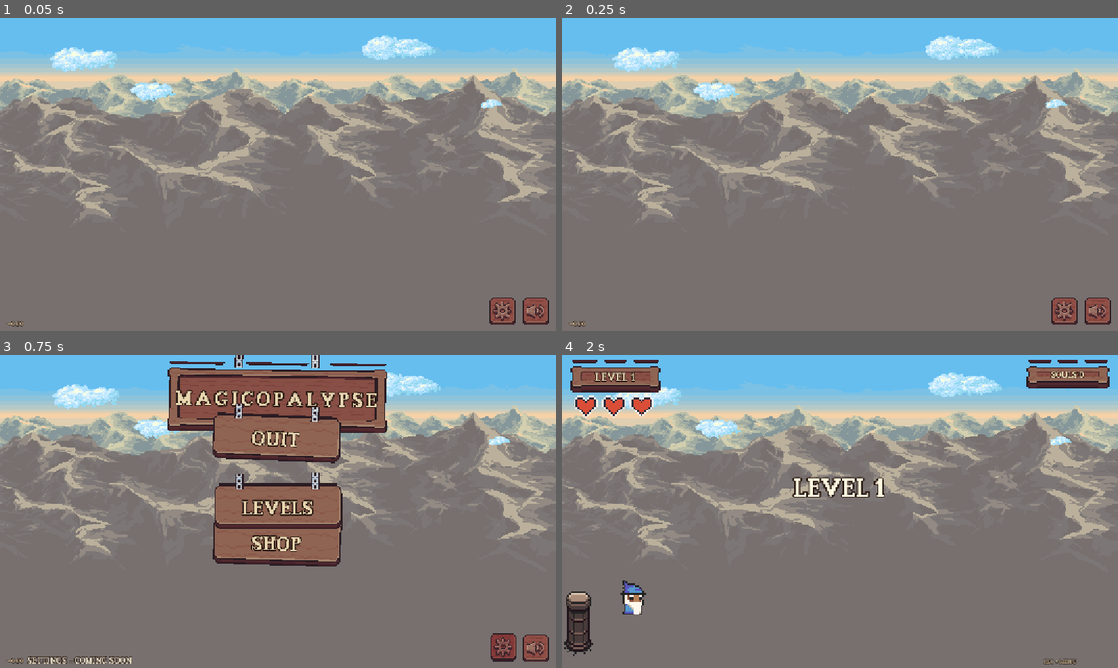
Above: before the commit, frames 1-4 (two rows, left to right).
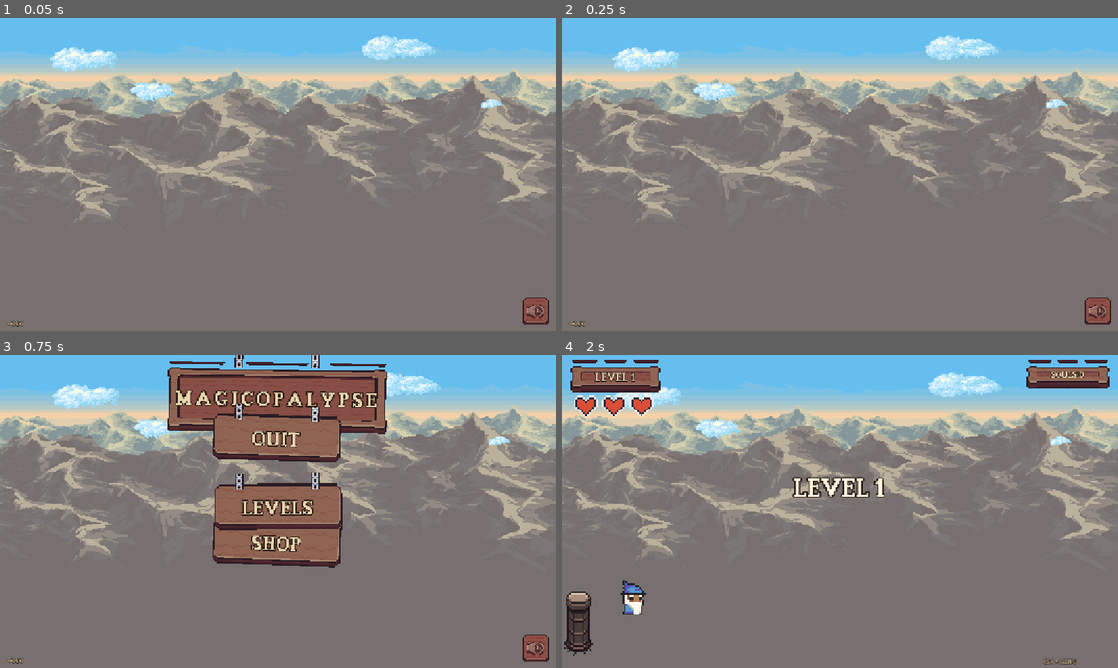
Above: after the commit, the same moments.

Repository: ZoZ2011/HACKCLUB
Game: Godot game, scene res://scenes/main_menu.tscn
The game is run twice, just before and just after one commit, with the same random seed, the same clock (stepped at 60 frames per second) and the same inputs.
Inputs (mouse positions are in pixels of both pictures, inside the frame that each line leads up to):
- Up to frame 1 (0.05 s): no input
- Up to frame 2 (0.25 s): no input
- Up to frame 3 (0.75 s): click (500, 646) at 0.52 s
- Up to frame 4 (2 s): click "START" at 1.25 s

The runs differ from the first frame. In frame 1, 0.4% of the frame differs, in the area x 88-93%, y 89-98%; in frame 2, 0.4%; in frame 3, 1.5%, in the area x 4-93%, y 2-99%; in frame 4, nothing differs.

Commit message:
Remove settings button from main menu

Diff:
--- a/scenes/main_menu.tscn
+++ b/scenes/main_menu.tscn
@@ -12,8 +12,6 @@
 [ext_resource type="Texture2D" path="res://assets/btn_pressed.png" id="10_bp"]
 [ext_resource type="Texture2D" path="res://assets/title_sign.png" id="11_ts"]
 [ext_resource type="Texture2D" path="res://assets/chain.png" id="12_chn"]
-[ext_resource type="Texture2D" path="res://assets/icon_gear.png" id="13_ig"]
-[ext_resource type="Texture2D" path="res://assets/icon_gear_hover.png" id="14_igh"]
 [ext_resource type="Texture2D" path="res://assets/icon_sound_on.png" id="15_is"]
 [ext_resource type="Texture2D" path="res://assets/icon_sound_on_hover.png" id="16_ish"]
 [ext_resource type="FontFile" path="res://assets/ts_serif.ttf" id="19_fnt"]
@@ -342,17 +340,6 @@
 theme_override_font_sizes/font_size = 20
 text = "COMING SOON"
 
-[node name="GearBtn" type="TextureButton" parent="."]
-unique_name_in_owner = true
-layout_mode = 0
-offset_left = 1056.0
-offset_top = 601.0
-offset_right = 1116.0
-offset_bottom = 661.0
-focus_mode = 0
-texture_normal = ExtResource("13_ig")
-texture_hover = ExtResource("14_igh")
-
 [node name="SoundBtn" type="TextureButton" parent="."]
 unique_name_in_owner = true
 layout_mode = 0
--- a/scripts/main_menu.gd
+++ b/scripts/main_menu.gd
@@ -2,7 +2,7 @@
 
 ## MAGICOPALYPSE main menu.
 ## Hanging signs swing on pendulum physics and drop in with a spring,
-## clouds drift by, corner icon buttons mute sound / stub settings,
+## clouds drift by, corner icon button mutes sound,
 ## and every interaction is backed by CC0 UI sounds (Kenney Interface Sounds).
 
 const SFX_SELECT: Array[AudioStream] = [
@@ -54,8 +54,6 @@
 		btn.pressed.connect(_on_menu_btn_pressed.bind(btn))
 	%SoundBtn.mouse_entered.connect(_play_hover_sfx)
 	%SoundBtn.toggled.connect(_on_sound_toggled)
-	%GearBtn.mouse_entered.connect(_play_hover_sfx)
-	%GearBtn.pressed.connect(_on_gear_pressed)
 	_drop_in_signs()
 
 
@@ -160,12 +158,6 @@
 
 # --- corner buttons -------------------------------------------------------
 
-func _on_gear_pressed() -> void:
-	_show_toast("SETTINGS - COMING SOON")
-	for sign_node in _signs:
-		sign_node.impulse(randf_range(-0.09, 0.09))
-
-
 func _on_sound_toggled(muted: bool) -> void:
 	_apply_mute_icon(muted)
 	GameState.set_muted(muted)
Not shown: 1 places in scenes/main_menu.tscn that only renumber resources
